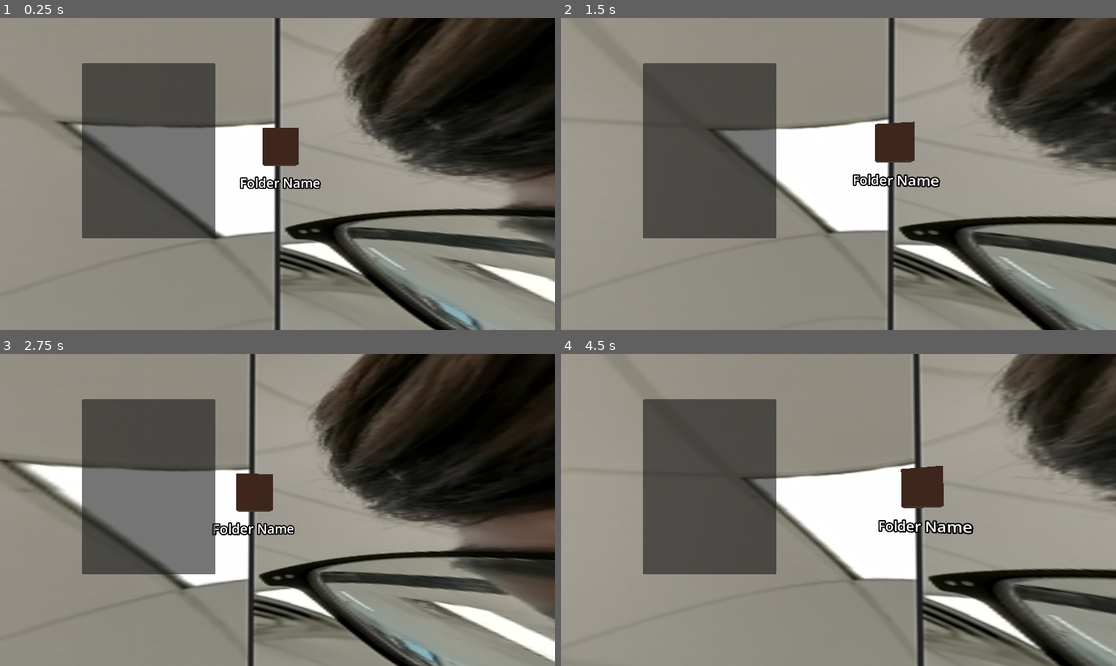
Above: before the commit, frames 1-4 (two rows, left to right).
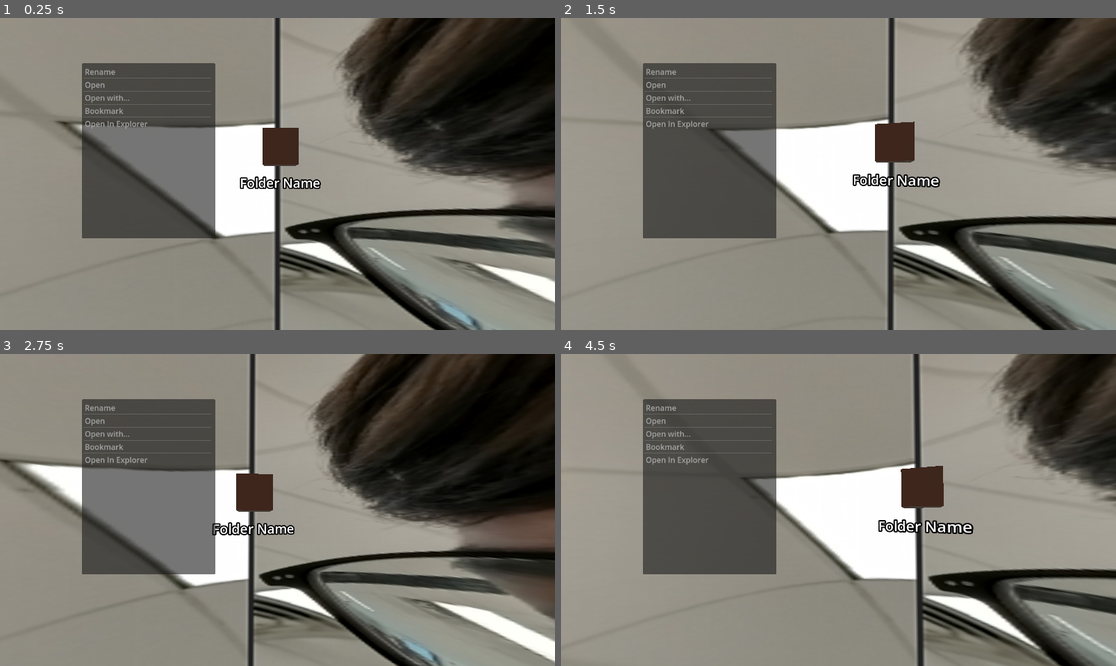
Above: after the commit, the same moments.

Repository: KobiWare/Feiler-File-Manager-2.0
Game: Godot game, scene res://assets/main.tscn
The game is run twice, just before and just after one commit, with the same random seed, the same clock (stepped at 60 frames per second) and the same inputs. Before the commit the project starts from res://scenes/main.tscn.
Inputs (mouse positions are in pixels of both pictures, inside the frame that each line leads up to):
- Up to frame 1 (0.25 s): no input
- Up to frame 2 (1.5 s): tap Enter (ui_accept) at 0.5, 0.77, 1.25 s; move the mouse to (866, 174) at 0.52 s; hold Up (ui_up) from 0.53 s (still down); tap Q at 0.6 s; move the mouse to (810, 174) at 1.27 s; tap E at 1.35 s
- Up to frame 3 (2.75 s): keep holding Up (ui_up); tap Enter (ui_accept) at 1.52, 2 s; move the mouse to (288, 503) at 2.02 s; tap Shift at 2.1 s
- Up to frame 4 (4.5 s): keep holding Up (ui_up); tap Enter (ui_accept) at 2.75, 3.02, 3.5, 3.77, 4.25 s; move the mouse to (832, 516) at 2.77 s; tap Alt at 2.85 s; move the mouse to (877, 513) at 3.52 s; tap Q at 3.6 s; move the mouse to (794, 506) at 4.27 s; tap E at 4.35 s

The runs differ from the first frame. In frame 1, 0.5% of the frame differs, in the area x 15-39%, y 16-36%; in frame 2, 0.5%; in frame 3, 0.5%; in frame 4, 0.5%.

Commit message:
Concept for dropdown

Diff:
--- a/scenes/main.tscn
+++ b/assets/main.tscn
@@ -35,12 +35,7 @@
 
 [node name="File" type="Area3D" parent="."]
 transform = Transform3D(-1, 0, -8.74228e-08, 0, 1, 0, 8.74228e-08, 0, -1, 0, -1.27585, 4.9104)
-script = ExtResource("2_1y7to")
-
-[node name="MeshInstance3D" type="MeshInstance3D" parent="File"]
-transform = Transform3D(-1, 0, -8.74228e-08, 0, 1, 0, 8.74228e-08, 0, -1, -1.20007e-06, 2, 11)
-mesh = SubResource("BoxMesh_sq4gk")
-skeleton = NodePath("")
+script = ExtResource("2_kiobu")
 
 [node name="CollisionShape3D" type="CollisionShape3D" parent="File"]
 transform = Transform3D(-1, 0, -8.74228e-08, 0, 1, 0, 8.74228e-08, 0, -1, -1.20007e-06, 1.99901, 11)
@@ -51,17 +46,23 @@
 pixel_size = 0.0121
 text = "Folder Name"
 
+[node name="MeshInstance3D" type="MeshInstance3D" parent="File"]
+transform = Transform3D(-1, 0, -8.74228e-08, 0, 1, 0, 8.74228e-08, 0, -1, -1.20007e-06, 2, 11)
+mesh = SubResource("BoxMesh_sq4gk")
+skeleton = NodePath("")
+
 [node name="WorldEnvironment" type="WorldEnvironment" parent="."]
 environment = SubResource("Environment_1025o")
-script = ExtResource("4_xrmy2")
+script = ExtResource("4_0dy3o")
 
-[node name="ItemList" type="ItemList" parent="."]
+[node name="dropdown" type="ItemList" parent="."]
 offset_left = 170.0
 offset_top = 94.0
 offset_right = 447.0
 offset_bottom = 458.0
-script = ExtResource("5_1eix7")
+script = ExtResource("5_pl2cs")
 
 [connection signal="input_event" from="File" to="File" method="_on_input_event"]
 [connection signal="mouse_entered" from="File" to="File" method="_on_mouse_entered"]
 [connection signal="mouse_exited" from="File" to="File" method="_on_mouse_exited"]
+[connection signal="ready" from="File" to="File" method="_ready"]
--- a/project.godot
+++ b/project.godot
@@ -11,7 +11,7 @@
 [application]
 
 config/name="Feiler"
-run/main_scene="res://scenes/main.tscn"
+run/main_scene="res://assets/main.tscn"
 config/features=PackedStringArray("4.0", "Forward Plus")
 boot_splash/image="res://assets/Annotation 2023-03-30 094236.png"
 config/icon="res://icon.svg"
--- a/scripts/FileCollision.gd
+++ b/scripts/FileCollision.gd
@@ -7,24 +7,26 @@
 var file
 var FilesDropdown = preload("filesDropdown.gd")
 
-# This will be initialized by the fileDroppedDown
-func _init(file):
+# for testing,
+	#_init(Directory.new("fake_file.exe", 2, "C:/"))
+
+func setFile(file):
 	self.file = file
 
+func _init():
+	# for testing,
+	setFile(Directory.File.new("fake_file.exe", 2, "C:/"))
+
 func _on_mouse_entered():
-	print("mouse entered")
 	pass # Replace with function body.
 
 func _on_mouse_exited():
-	print("mouse exited")
+	pass
 
 
 func _on_input_event(camera, event, position, normal, shape_idx):
-	print("input event", event.button_mask)
-
 	# If any button on the mouse is pressed
 	if(event.button_mask > 0):
-		print("asdasdasdasdasd")
 		# Do this because you can click and drag your mouse around on the object and it will keep on calling this
 		if(event.button_mask != lastClick):
 			# Left click
@@ -32,7 +34,7 @@
 				print("left click")
 			# Right click
 			if(event.button_mask == 2):
-				print("new")
-				FilesDropdown.new(file, global_position)
-		lastClick = event.button_mask
+				print("set dropdown")
+				get_node("/root/Node3D/dropdown").setToNewFile(file, get_viewport().get_mouse_position())
+	lastClick = event.button_mask
 	#OS.execute("CMD.exe", ["/C", "cd C:/ && START powershell.exe"], output, true, true)
--- a/scripts/filesDropdown.gd
+++ b/scripts/filesDropdown.gd
@@ -3,9 +3,10 @@
 var fileRefrence
 var xyPos
 
-func _init(fileRefrence, xyPos):
+func setToNewFile(fileRefrence, xyPos):
 	self.fileRefrence = fileRefrence
 	self.xyPos = xyPos
+	print(xyPos)
 	set_position(xyPos)
 
 # Called when the node enters the scene tree for the first time.
Not shown: 2 places in assets/main.tscn that only renumber resources
